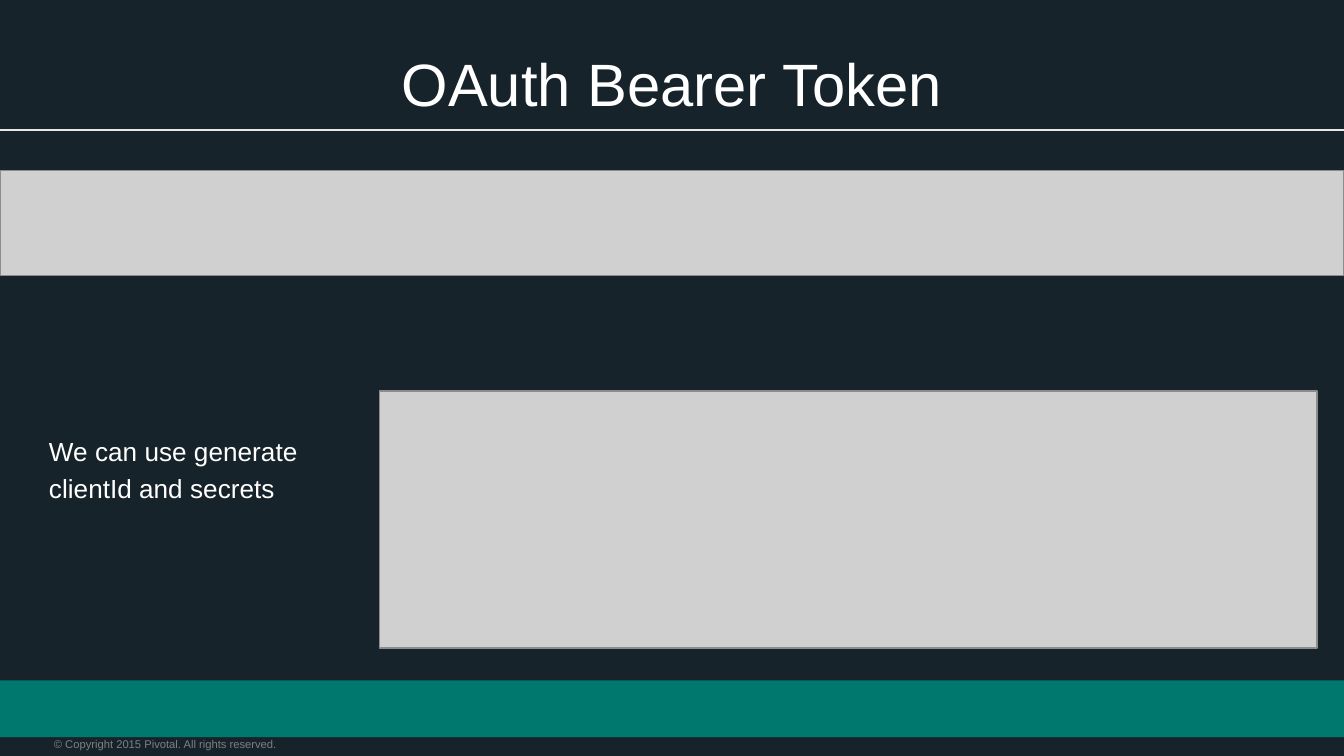
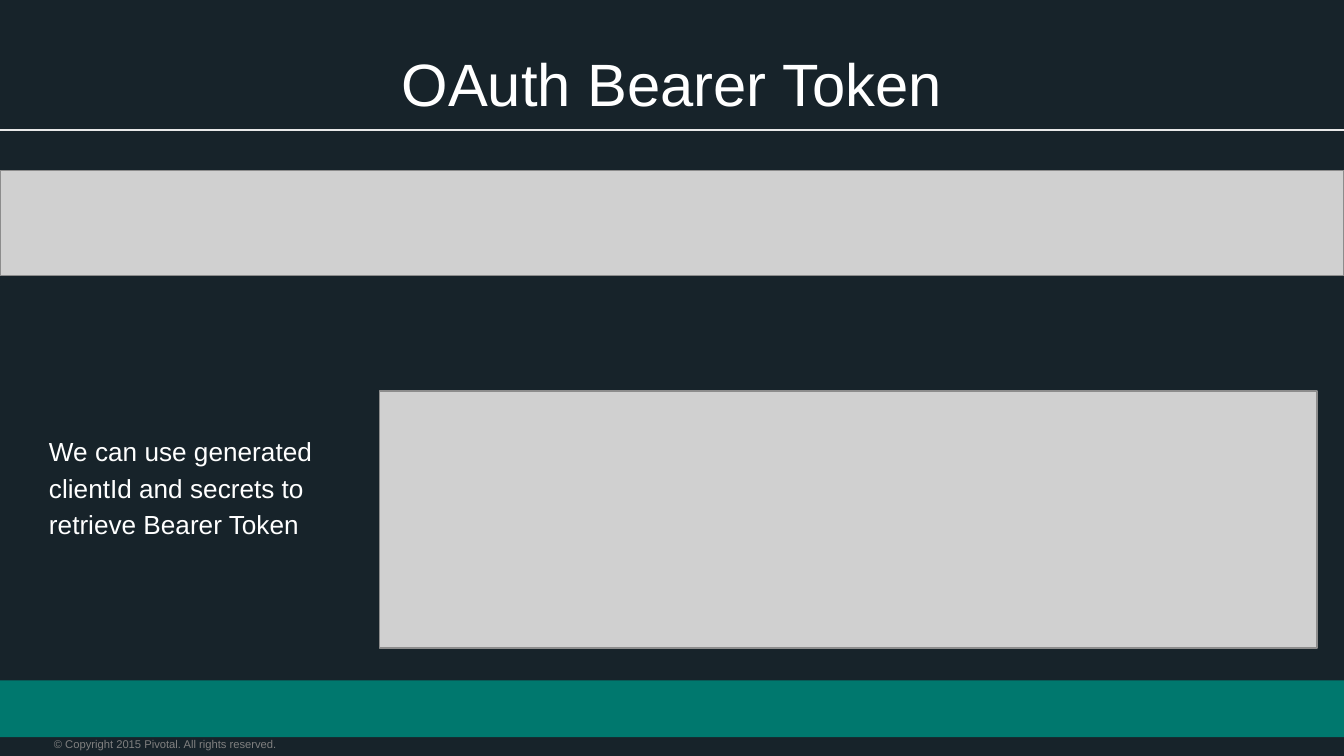
Before and after one commit to phopper-pivotal/Spring-Workshop-Dish, a slide deck: slide 6 of Session_6_Spring_Security.pptx. Drawn at 1344x756 pixels with LibreOffice and Linux fonts; fonts in the diff are those of the drawing; grey boxes stand for pictures; background and template pictures are left out. Boxes give left, top, right and bottom in pixels: in the first picture for what was removed or moved away, otherwise in the second. Text is boxed around its words. In the diff, an @@ line names an element or a change of style, - is before the commit and + after.

```diff
--- a/Session_6_Spring_Security.pptx
+++ b/Session_6_Spring_Security.pptx
@@ text at (49, 442, 312, 535): text changed @@
-We can use generate
-clientId and secrets
+We can use generated
+clientId and secrets to
+retrieve Bearer Token
```
Also in this commit, not shown: 2 other slides changed, 2 other files.
